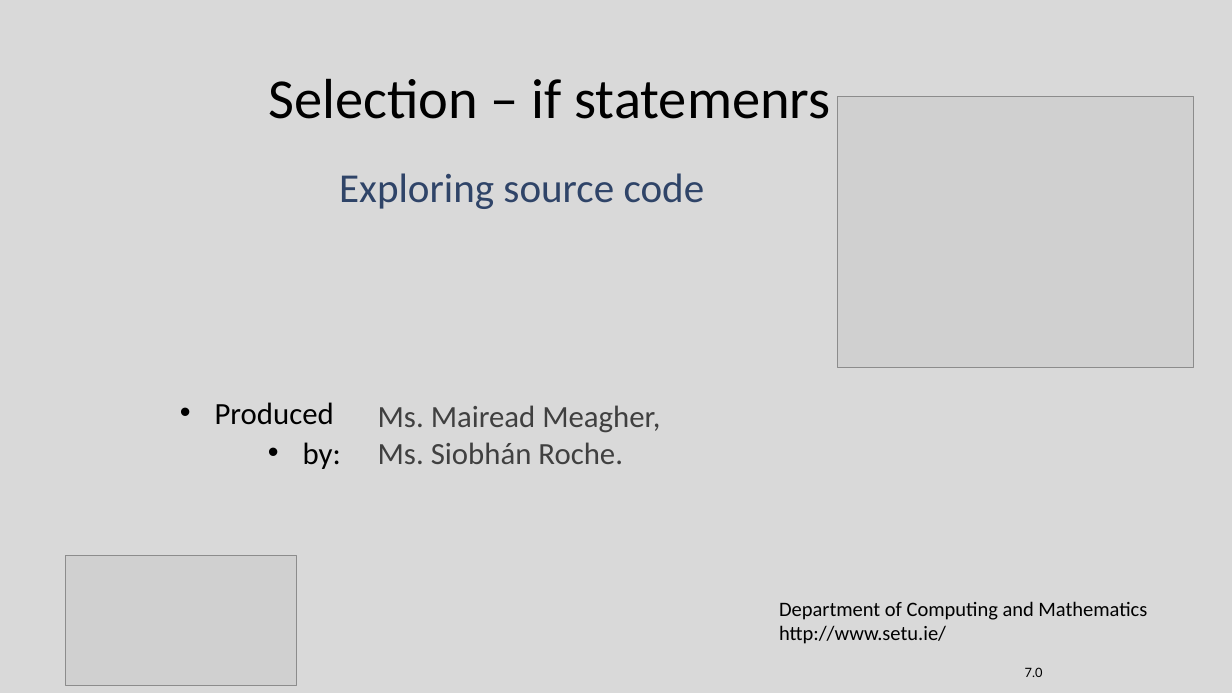
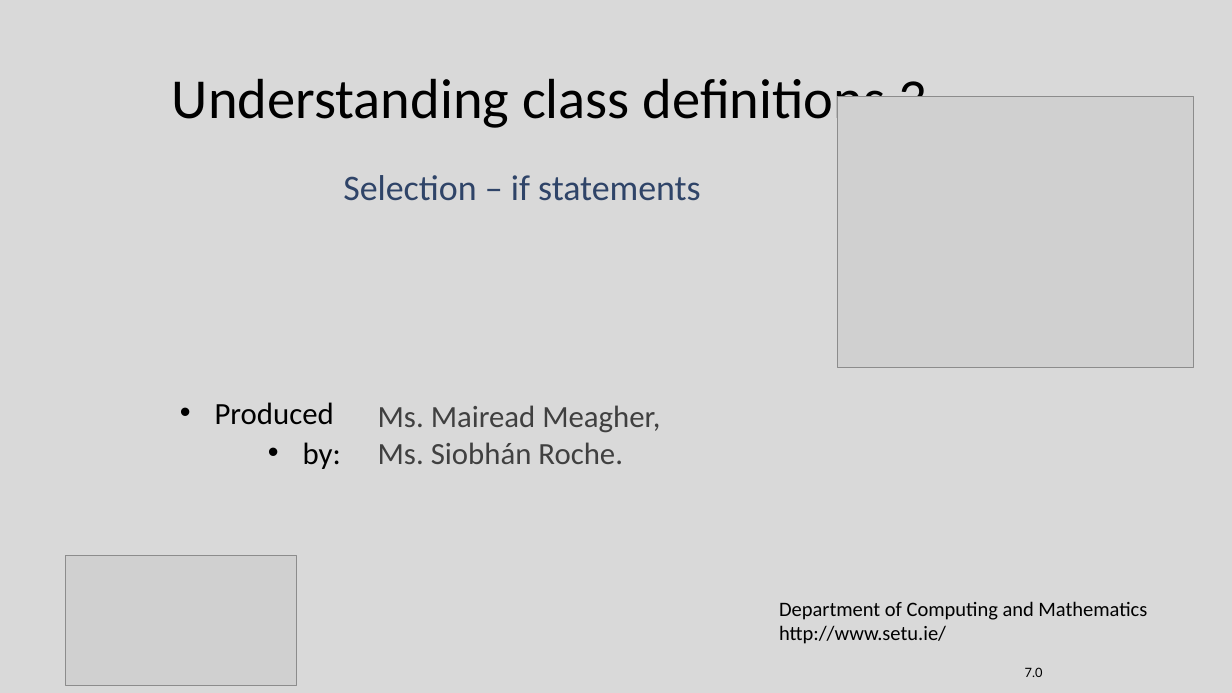
Before and after one commit to Programming-Fundamentals-SETU/prog-fund-1-sept-25, a slide deck: slide 1 of topic02-understanding-class-definitions/unit-1/talk-3/c-class-if-stmts.pptx. Drawn at 1232x693 pixels with LibreOffice and Linux fonts; fonts in the diff are those of the drawing; grey boxes stand for pictures. Boxes give left, top, right and bottom in pixels: in the first picture for what was removed or moved away, otherwise in the second. Text is boxed around its words. In the diff, an @@ line names an element or a change of style, - is before the commit and + after.

```diff
--- a/topic02-understanding-class-definitions/unit-1/talk-3/c-class-if-stmts.pptx
+++ b/topic02-understanding-class-definitions/unit-1/talk-3/c-class-if-stmts.pptx
@@ title at box(172, 78, 927, 132): text changed @@
-Selection – if statemenrs
+Understanding class definitions 3
@@ text at box(343, 175, 701, 201): text changed; size 32 to 28 pt @@
-Exploring source code
+Selection – if statements
```
Also in this commit, not shown: 4 other files.
